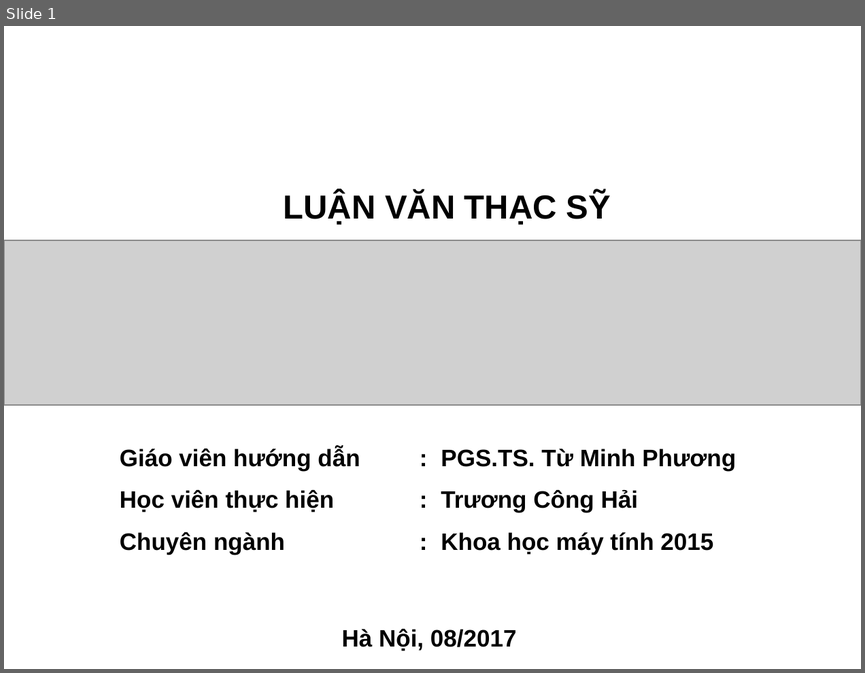
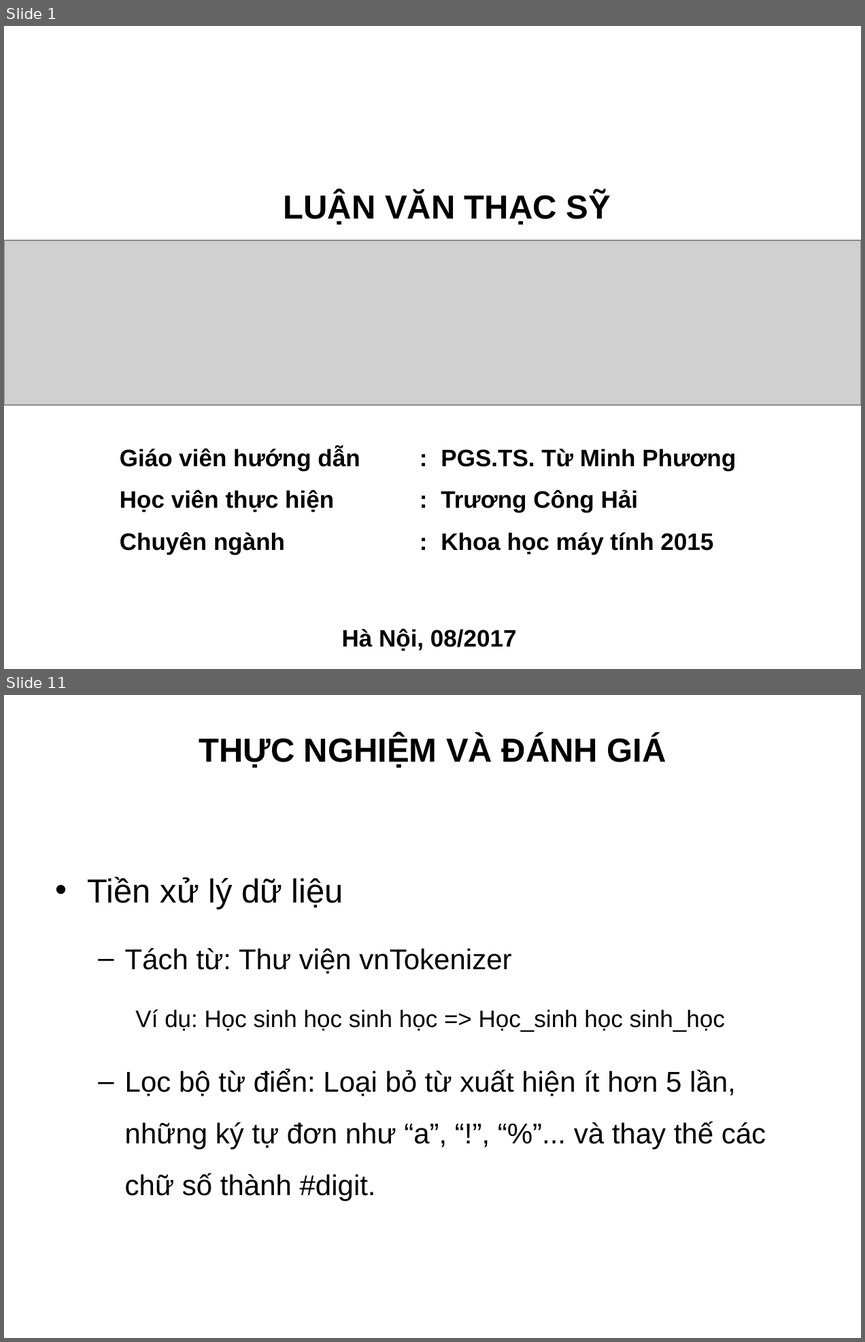
Before and after one commit to truonghaibg/thesis, a slide deck: tchai/Slide_LuanVan_TruongCongHai.ppt. Shown one above the other, each under a label of ours: slide 1 before the commit, slides 1 and 11 after it; the slides between them are not shown. The pictures are 865x673 and 865x1342 pixels, drawn with LibreOffice and Linux fonts; fonts in the diff are those of the drawing; grey boxes stand for pictures; background and template pictures are left out. Boxes give left, top, right and bottom in pixels: in the first picture for what was removed or moved away, otherwise in the second. Text is boxed around its words. In the diff, an @@ line names an element or a change of style, - is before the commit and + after.

```diff
--- a/tchai/Slide_LuanVan_TruongCongHai.ppt
+++ b/tchai/Slide_LuanVan_TruongCongHai.ppt
@@ slide 11 added at [4,695,861,1338], background picture (left out) @@
@@ title added at [198,735,666,768], 28 pt, text #000000, bold @@
+THỰC NGHIỆM VÀ ĐÁNH GIÁ
@@ text added at [88,877,766,1200], 24 pt, text #000000 @@
+• Tiền xử lý dữ liệu
+  – Tách từ: Thư viện vnTokenizer
+    Ví dụ: Học sinh học sinh học => Học_sinh học sinh_học
+  – Lọc bộ từ điển: Loại bỏ từ xuất hiện ít hơn 5 lần, những ký tự đơn như “a”, “!”, “%”... và thay thế các chữ số thành #digit.
```
Also in this commit, not shown: 15 slides changed, 6 other slides added, 5 slides removed.
